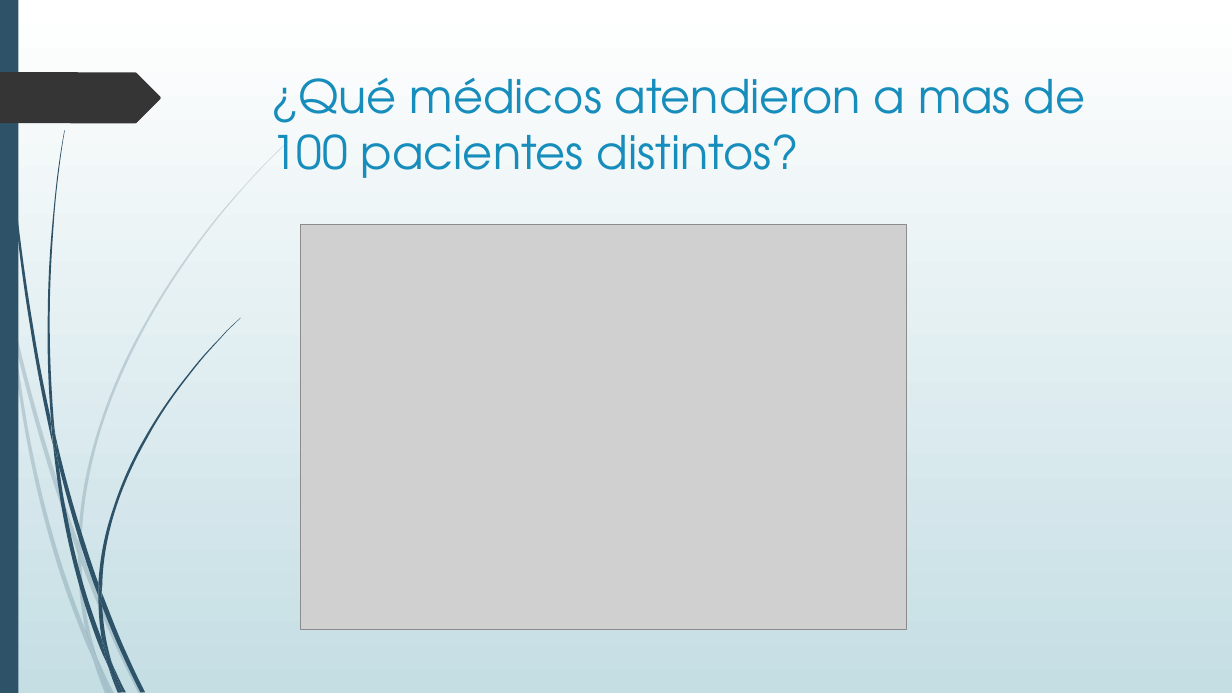
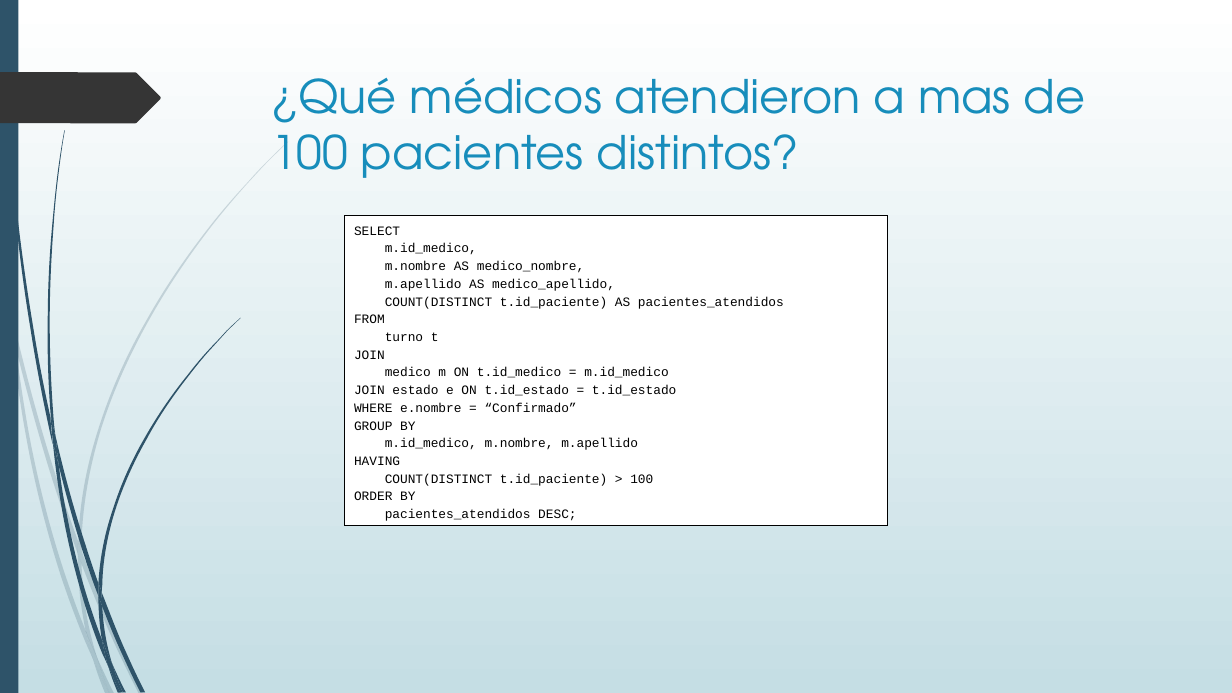
Before and after one commit to Coders-UTN/integrador-bd-clinica-medica, a slide deck: slide 11 of Clínica Medica.pptx. Drawn at 1232x693 pixels with LibreOffice and Linux fonts; fonts in the diff are those of the drawing; grey boxes stand for pictures. Boxes give left, top, right and bottom in pixels: in the first picture for what was removed or moved away, otherwise in the second. Text is boxed around its words. In the diff, an @@ line names an element or a change of style, - is before the commit and + after.

```diff
--- a/Clínica Medica.pptx
+++ b/Clínica Medica.pptx
@@ picture removed at (x1=301, y1=225, x2=908, y2=630) @@
@@ rectangle added at (x1=345, y1=215, x2=887, y2=526), fill #FFFFFF, outline #000000 0.75 pt, 10 pt, text #000000 @@
+SELECT
+m.id_medico,
+m.nombre AS medico_nombre,
+m.apellido AS medico_apellido,
+COUNT(DISTINCT t.id_paciente) AS pacientes_atendidos
+FROM
+turno t
+JOIN
+medico m ON t.id_medico = m.id_medico
+JOIN estado e ON t.id_estado = t.id_estado
+WHERE e.nombre = “Confirmado”
+GROUP BY
+m.id_medico, m.nombre, m.apellido
+HAVING
+COUNT(DISTINCT t.id_paciente) > 100
+ORDER BY
+pacientes_atendidos DESC;
```
Also in this commit, not shown: 5 other slides changed, 8 other files.
